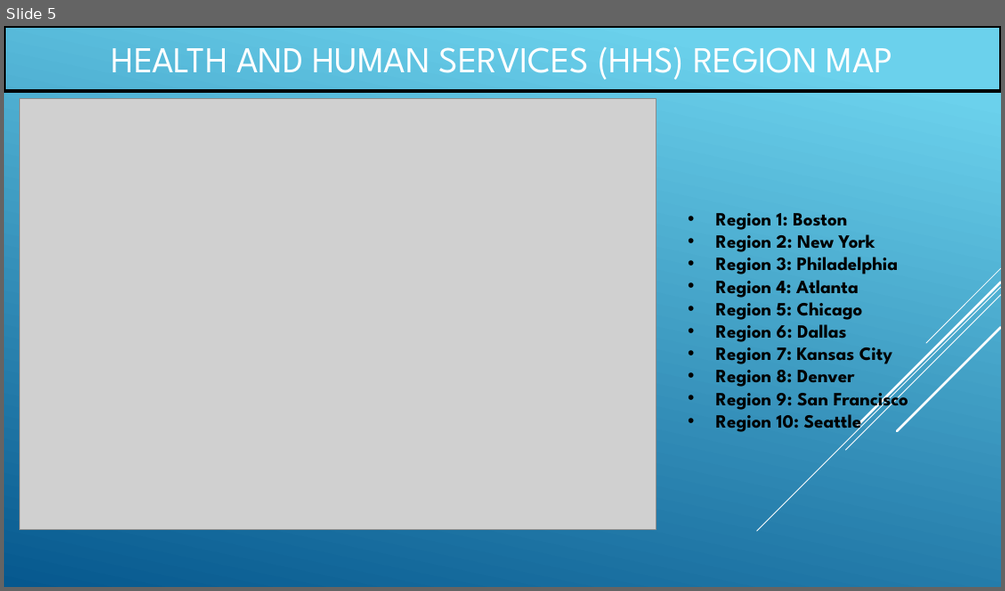
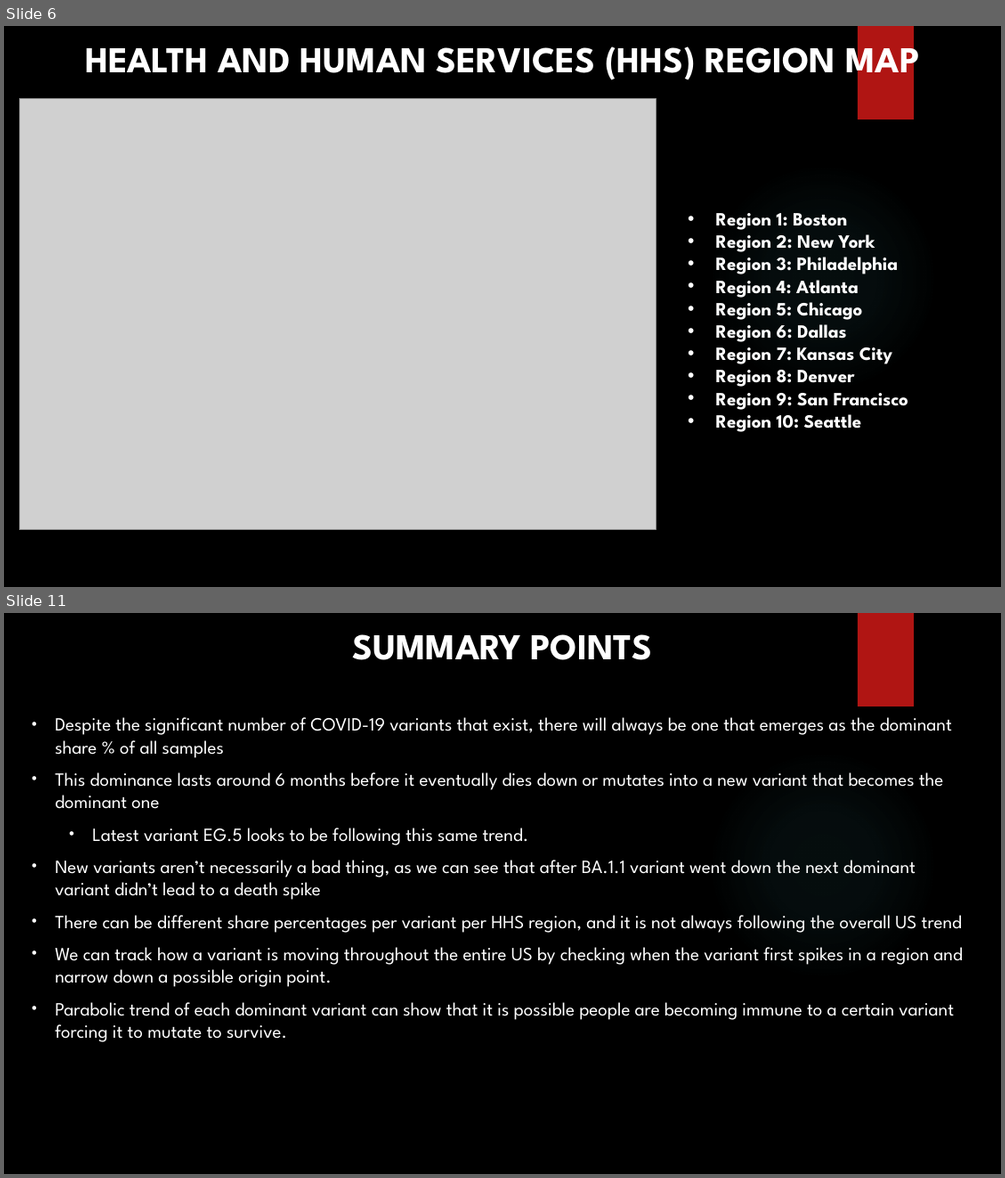
Before and after one commit to mcmonte95/Covid-Variant-Exploration-Project, a slide deck: Results/PresentationSlidedeck_V1.pptx. Shown one above the other, each under a label of ours: slide 5 before the commit, slides 6 and 11 after it; the slides between them are not shown. The pictures are 1005x591 and 1005x1178 pixels, drawn with LibreOffice and Linux fonts; fonts in the diff are those of the drawing; grey boxes stand for pictures; background and template pictures are left out. Boxes give left, top, right and bottom in pixels: in the first picture for what was removed or moved away, otherwise in the second. Text is boxed around its words. In the diff, an @@ line names an element or a change of style, - is before the commit and + after.

```diff
--- a/Results/PresentationSlidedeck_V1.pptx
+++ b/Results/PresentationSlidedeck_V1.pptx
@@ slide 11 added at <box>4,613,1001,1174</box>, background picture (left out); not listed: 2 template elements that a slide beside it also shows @@
@@ text added at <box>353,634,652,660</box>, 35.1 pt, text #FFFFFF, bold @@
+SUMMARY POINTS
@@ text added at <box>55,717,963,1042</box>, 18 pt, text #FFFFFF @@
+• Despite the significant number of COVID-19 variants that exist, there will always be one that emerges as the dominant share % of all samples
+• This dominance lasts around 6 months before it eventually dies down or mutates into a new variant that becomes the dominant one
+  • Latest variant EG.5 looks to be following this same trend.
+• New variants aren’t necessarily a bad thing, as we can see that after BA.1.1 variant went down the next dominant variant didn’t lead to a death spike
+• There can be different share percentages per variant per HHS region, and it is not always following the overall US trend
+• We can track how a variant is moving throughout the entire US by checking when the variant first spikes in a region and narrow down a possible origin point.
+• Parabolic trend of each dominant variant can show that it is possible people are becoming immune to a certain variant forcing it to mutate to survive.
@@ what was slide 5 is now slide 6 @@
@@ slide 6 changed as well @@
@@ background gradient #6ED2EB to #06588E to picture (left out) @@
@@ text "HEALTH AND HUMAN SERVICES (HHS) ...": place and size @@
-text "HEALTH AND HUMAN SERVICES (HHS) ..." at <box>4,26,1001,91</box>
+text "HEALTH AND HUMAN SERVICES (HHS) ..." at <box>85,37,920,84</box>
@@ text "HEALTH AND HUMAN SERVICES (HHS) ..." at <box>85,37,920,84</box>: bold on; outline #000000 3 pt to none @@
@@ rectangle added at <box>858,26,914,119</box>, fill #B01513 @@
@@ ellipse added at <box>708,163,938,394</box>, fill gradient #50B9C1 @@
@@ text "Region 1: Boston" at <box>716,213,909,432</box>: text colour #000000 to #FFFFFF @@
@@ group removed at <box>757,268,1001,531</box>: 5 lines @@
```
Also in this commit, not shown: 4 other slides changed, 5 other slides added, 2 slides removed, 1 other file.
